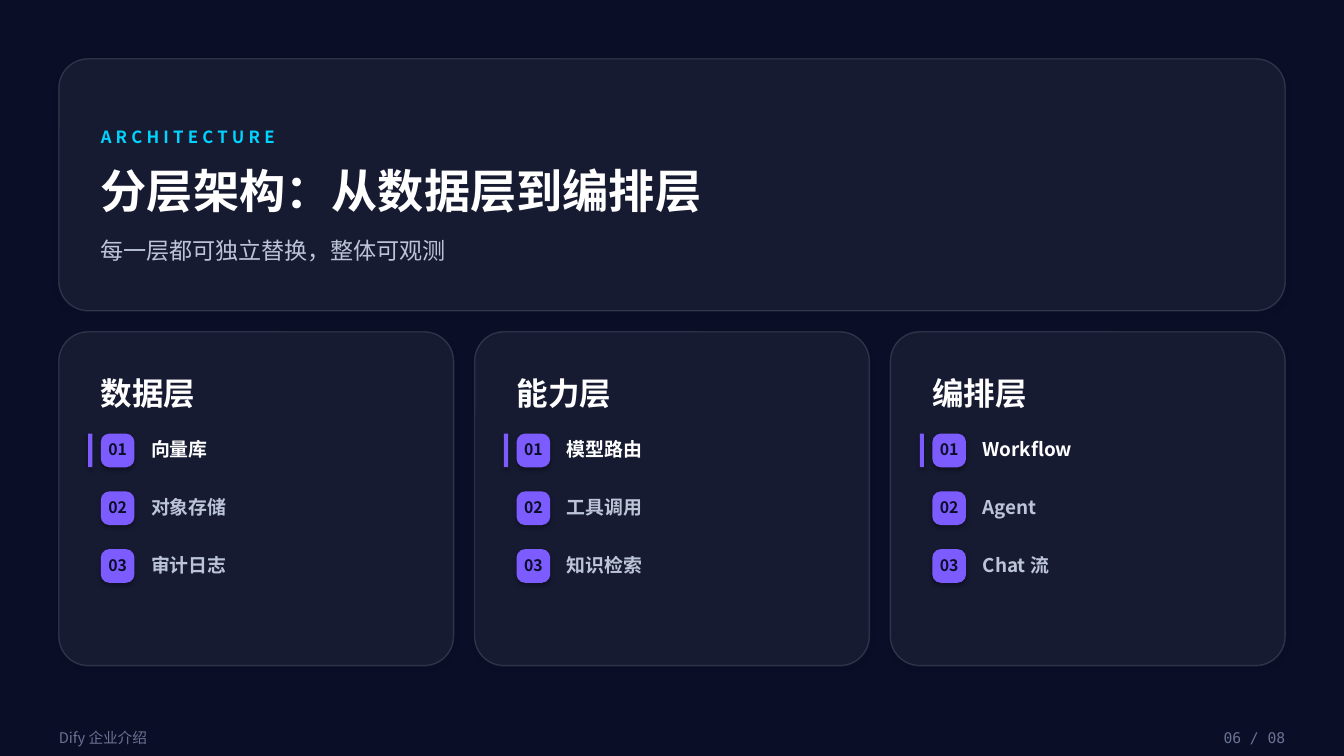
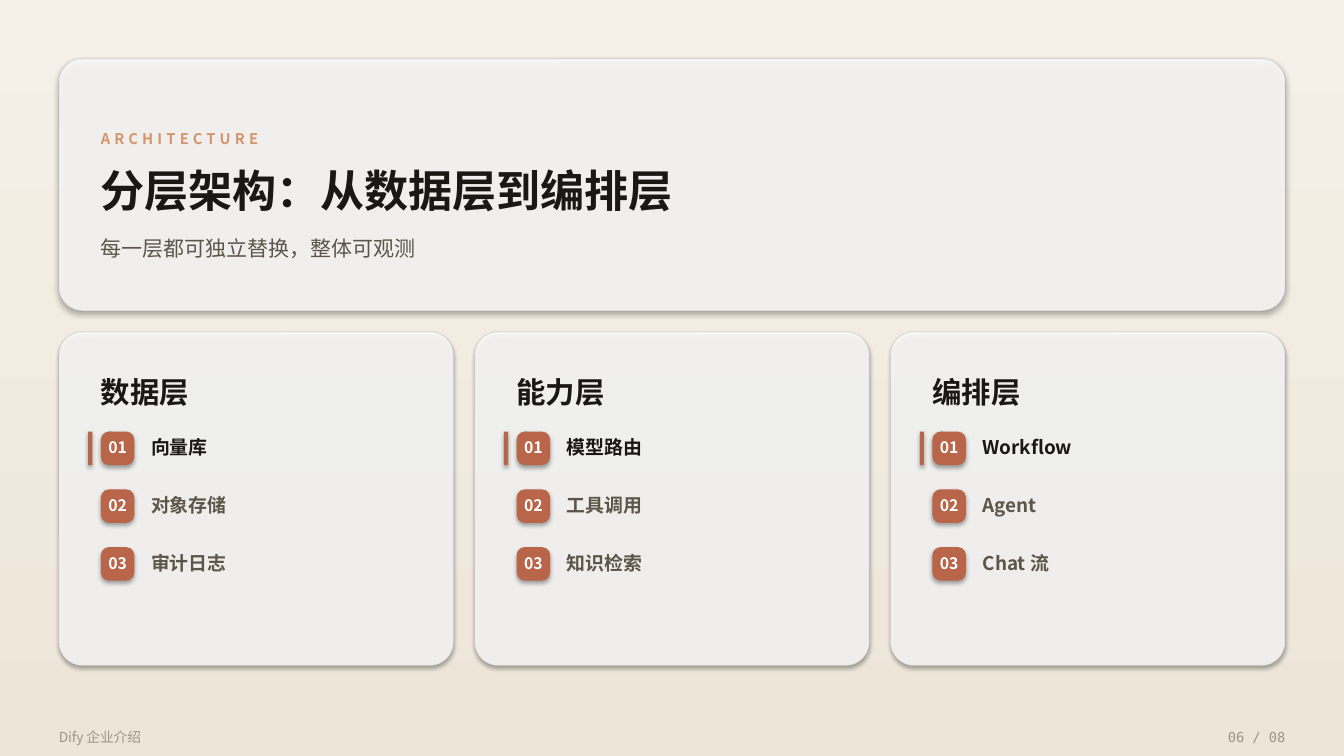
Before and after one commit to ZhengRui-Chen/bento-ppt-skill, a slide deck: slide 6 of examples/dify-intro/deck.pptx. Drawn at 1344x756 pixels with LibreOffice and Linux fonts; fonts in the diff are those of the drawing. Boxes give left, top, right and bottom in pixels: in the first picture for what was removed or moved away, otherwise in the second. Text is boxed around its words. In the diff, an @@ line names an element or a change of style, - is before the commit and + after.

```diff
--- a/examples/dify-intro/deck.pptx
+++ b/examples/dify-intro/deck.pptx
@@ rectangle at bbox=[0, 0, 1344, 756]: fill #0A0E27 to gradient #F5F0E8 to #EDE6D8 @@
@@ text "ARCHITECTURE" at bbox=[101, 133, 258, 144]: size 12 to 10.5 pt, text colour #00D4FF to #D4956B @@
@@ text "分层架构：从数据层到编排层" at bbox=[101, 169, 673, 211]: size 33 to 31.5 pt, text colour #FFFFFF to #1A1815 @@
@@ text "每一层都可独立替换，整体可观测" at bbox=[101, 238, 416, 258]: size 16.5 to 15 pt, text colour #BCC4D8 to #5C5548 @@
@@ fill #FFFFFF at 6% opacity to #FFFFFF at 82% opacity; outline #FFFFFF 1 pt to #1A1815 1 pt; proportions changed in 4 elements at bbox=[58, 58, 1286, 311], bbox=[58, 332, 454, 665], bbox=[475, 332, 870, 665], bbox=[890, 332, 1286, 665] @@
@@ size 22.5 to 21 pt, text colour #FFFFFF to #1A1815 in 3 elements at bbox=[101, 378, 189, 406], bbox=[517, 378, 605, 406], bbox=[932, 378, 1020, 406] @@
@@ text colour #FFFFFF to #1A1815 in 3 elements at bbox=[151, 438, 207, 456], bbox=[567, 438, 642, 456], bbox=[983, 438, 1072, 455] @@
@@ fill #7C5CFF to #B8654A in 12 elements at bbox=[88, 432, 92, 465], bbox=[101, 432, 134, 465], bbox=[516, 432, 549, 465], bbox=[920, 432, 924, 465], bbox=[101, 547, 134, 581], bbox=[504, 432, 508, 465], bbox=[516, 547, 549, 581], bbox=[933, 432, 966, 465], bbox=[933, 547, 966, 581], bbox=[101, 489, 134, 522], bbox=[516, 489, 549, 522], bbox=[933, 489, 966, 522] @@
@@ text colour #0A0E27 to #FFFFFF in 9 elements at bbox=[108, 557, 127, 569], bbox=[524, 557, 543, 569], bbox=[108, 441, 127, 453], bbox=[108, 499, 127, 511], bbox=[524, 441, 543, 453], bbox=[524, 499, 543, 511], bbox=[940, 441, 959, 453], bbox=[940, 499, 959, 511], bbox=[940, 557, 959, 569] @@
@@ text colour #BCC4D8 to #5C5548 in 6 elements at bbox=[151, 496, 226, 514], bbox=[567, 496, 642, 514], bbox=[151, 554, 226, 572], bbox=[567, 554, 642, 572], bbox=[983, 498, 1037, 517], bbox=[983, 554, 1049, 572] @@
@@ text "Dify 企业介绍" at bbox=[59, 731, 141, 745]: size 10.5 to 9.8 pt, text colour #6B7392 to #9C9588 @@
@@ text "06 / 08" at bbox=[1228, 732, 1285, 742]: size 10.5 to 9.8 pt, text colour #6B7392 to #9C9588 @@
```
Also in this commit, not shown: 7 other slides changed, 3 other files.
